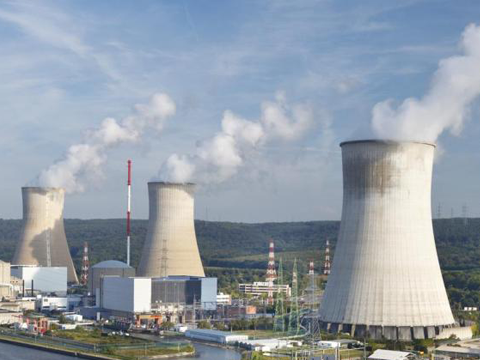
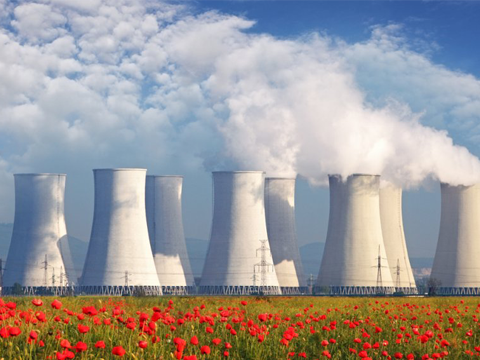
Revision of a layered 480 x 360 image; what changed, layer by layer:
painted on "Layer 2" over (0, 0, 480, 360)
